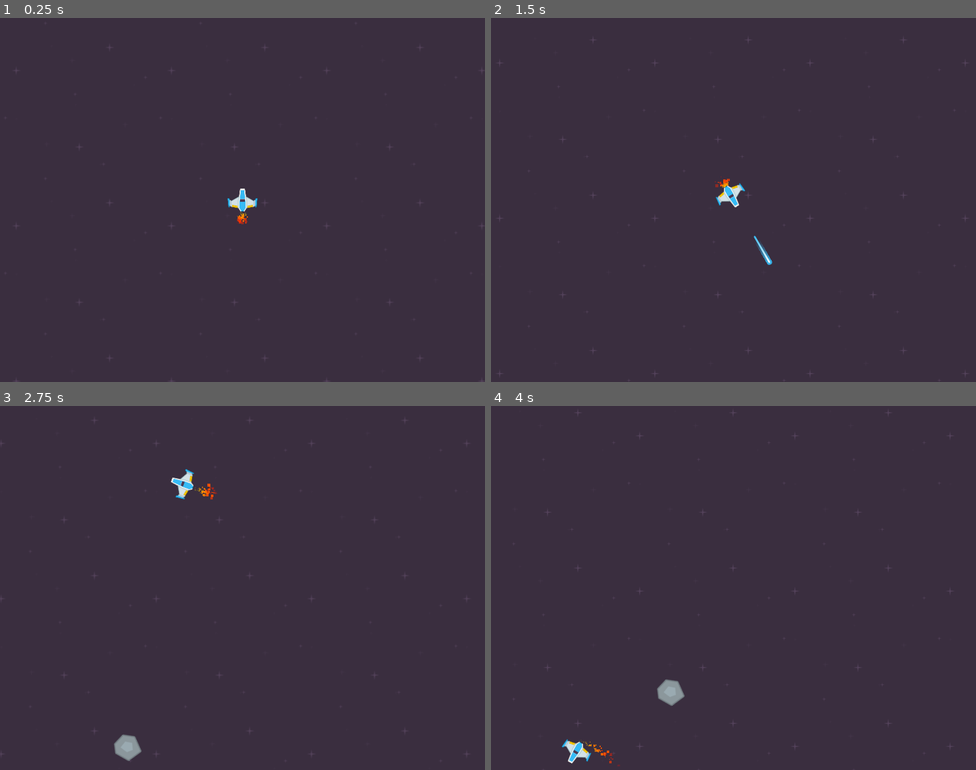
Above: before the commit, frames 1-4 (two rows, left to right).
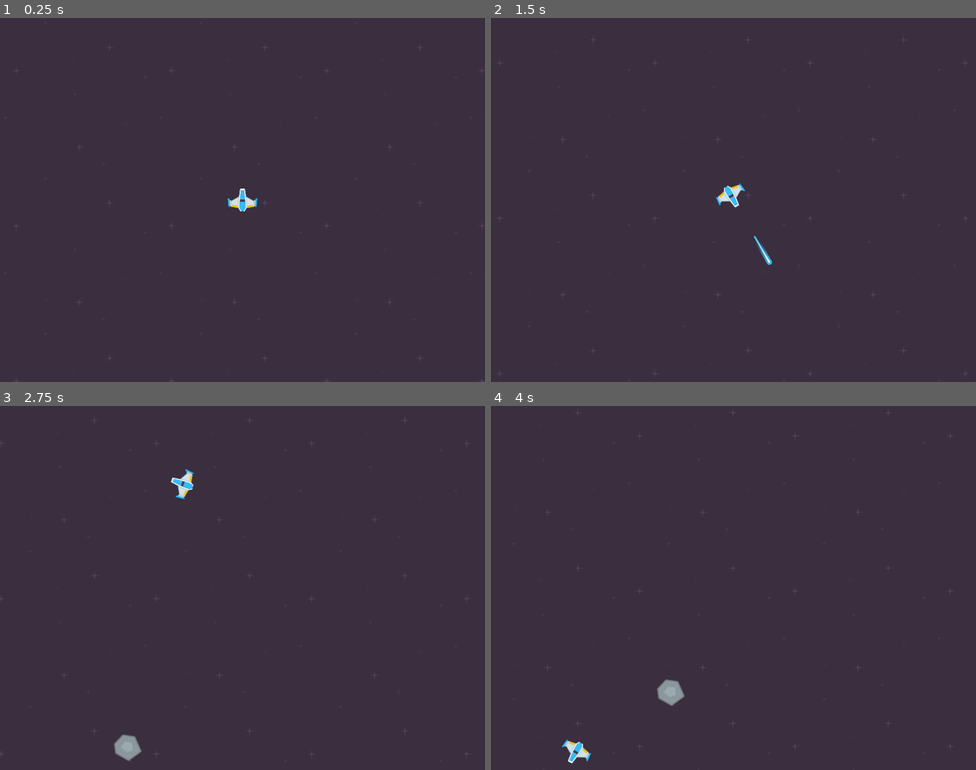
Above: after the commit, the same moments.

Repository: nicognito/game-a-week-001
Game: Godot game, scene res://scenes/level.tscn
The game is run twice, just before and just after one commit, with the same random seed, the same clock (stepped at 60 frames per second) and the same inputs.
Inputs:
- Up to frame 1 (0.25 s): no input
- Up to frame 2 (1.5 s): tap Enter at 0.5 s; hold D (turn_right) 0.53-1.28 s; tap Space (fire) at 0.6, 1.35 s; hold S (move_back) from 1.28 s (still down)
- Up to frame 3 (2.75 s): release S (move_back) at 2.03 s; hold D (turn_right) from 2.03 s (still down); tap Space (fire) at 2.1 s
- Up to frame 4 (4 s): release D (turn_right) at 2.78 s; hold W (move_forward) 2.78-3.53 s; tap Space (fire) at 2.85, 3.6 s; hold A (turn_left) from 3.53 s (still down)

The runs differ from the first frame. In frame 1, less than 0.1% of the frame differs, in the area x 48-52%, y 53-57%; in frame 2, less than 0.1%; in frame 3, less than 0.1%, in the area x 40-45%, y 21-26%; in frame 4, less than 0.1%.

Commit message:
Add player explosion

Diff:
--- a/scenes/meteor_explosion.tscn
+++ b/scenes/meteor_explosion.tscn
@@ -15,22 +15,24 @@
 direction = Vector3(0, 0, 0)
 spread = 180.0
 gravity = Vector3(0, 0, 0)
-initial_velocity_min = 200.0
-initial_velocity_max = 200.0
+initial_velocity_min = 100.0
+initial_velocity_max = 100.0
 orbit_velocity_min = 0.0
 orbit_velocity_max = 0.0
 color_ramp = SubResource("GradientTexture1D_wwnu5")
 
 [node name="MeteorExplosion" type="GPUParticles2D"]
-amount = 4
+emitting = false
+amount = 6
 process_material = SubResource("ParticleProcessMaterial_kh40f")
 texture = ExtResource("1_yves3")
-lifetime = 0.5
+lifetime = 0.8
 one_shot = true
+explosiveness = 1.0
 script = ExtResource("2_2n3mg")
 
 [node name="Timer" type="Timer" parent="."]
-wait_time = 0.3
+wait_time = 0.8
 one_shot = true
 autostart = true
 
--- a/scenes/player.tscn
+++ b/scenes/player.tscn
@@ -48,6 +48,7 @@
 [node name="LaserContainer" type="Node" parent="."]
 
 [node name="FlameParticles2D" type="GPUParticles2D" parent="."]
+visible = false
 position = Vector2(0, 19)
 amount = 80
 process_material = SubResource("ParticleProcessMaterial_p0ske")
--- /dev/null
+++ b/scenes/player_explosion.tscn
@@ -0,0 +1,34 @@
+[gd_scene load_steps=5 format=3 uid="uid://d0doeguhpg0ct"]
+
+[ext_resource type="Script" path="res://scripts/player_explosion.gd" id="1_c5imr"]
+
+[sub_resource type="Gradient" id="Gradient_bkslb"]
+colors = PackedColorArray(1, 1, 1, 1, 1, 1, 1, 0)
+
+[sub_resource type="GradientTexture1D" id="GradientTexture1D_xnpfw"]
+gradient = SubResource("Gradient_bkslb")
+
+[sub_resource type="ParticleProcessMaterial" id="ParticleProcessMaterial_k5v8x"]
+particle_flag_disable_z = true
+spread = 180.0
+gravity = Vector3(0, 0, 0)
+initial_velocity_min = -200.0
+initial_velocity_max = 200.0
+orbit_velocity_min = 0.0
+orbit_velocity_max = 0.0
+radial_accel_max = 57.96
+scale_min = 2.0
+scale_max = 2.0
+color_ramp = SubResource("GradientTexture1D_xnpfw")
+
+[node name="PlayerExplosion" type="GPUParticles2D"]
+position = Vector2(360, 259)
+amount = 200
+process_material = SubResource("ParticleProcessMaterial_k5v8x")
+one_shot = true
+explosiveness = 1.0
+script = ExtResource("1_c5imr")
+
+[node name="Timer" type="Timer" parent="."]
+
+[connection signal="timeout" from="Timer" to="." method="_on_timer_timeout"]
--- a/scripts/level.gd
+++ b/scripts/level.gd
@@ -10,7 +10,8 @@
 
 var life = 3
 
-var meteor_explosion_scenes = preload("res://scenes/meteor_explosion.tscn")
+var meteor_explosion_scene = preload("res://scenes/meteor_explosion.tscn")
+var player_explosion_scene = preload("res://scenes/player_explosion.tscn")
 
 var med_meteor_scenes = [
 	preload("res://scenes/med_meteor_1.tscn"),
@@ -61,6 +62,11 @@
 func _on_player_died():
 	if not player:
 		return
+
+	var player_explosion = player_explosion_scene.instantiate()
+	player_explosion.global_position = player.global_position
+	add_child(player_explosion)
+
 	player.queue_free()
 	player = null
 	life -= 1
@@ -74,8 +80,9 @@
 
 
 func _on_meteor_destroyed(meteor_position, meteor_size, meteor_direction):
-	var meteor_explosion = meteor_explosion_scenes.instantiate()
+	var meteor_explosion = meteor_explosion_scene.instantiate()
 	meteor_container.add_child(meteor_explosion)
+	meteor_explosion.emitting = true
 	meteor_explosion.global_position = meteor_position
 
 	if meteor_size == Meteor.MeteorSize.SMALL:
--- /dev/null
+++ b/scripts/player_explosion.gd
@@ -0,0 +1,5 @@
+extends GPUParticles2D
+
+
+func _on_timer_timeout():
+	queue_free()
